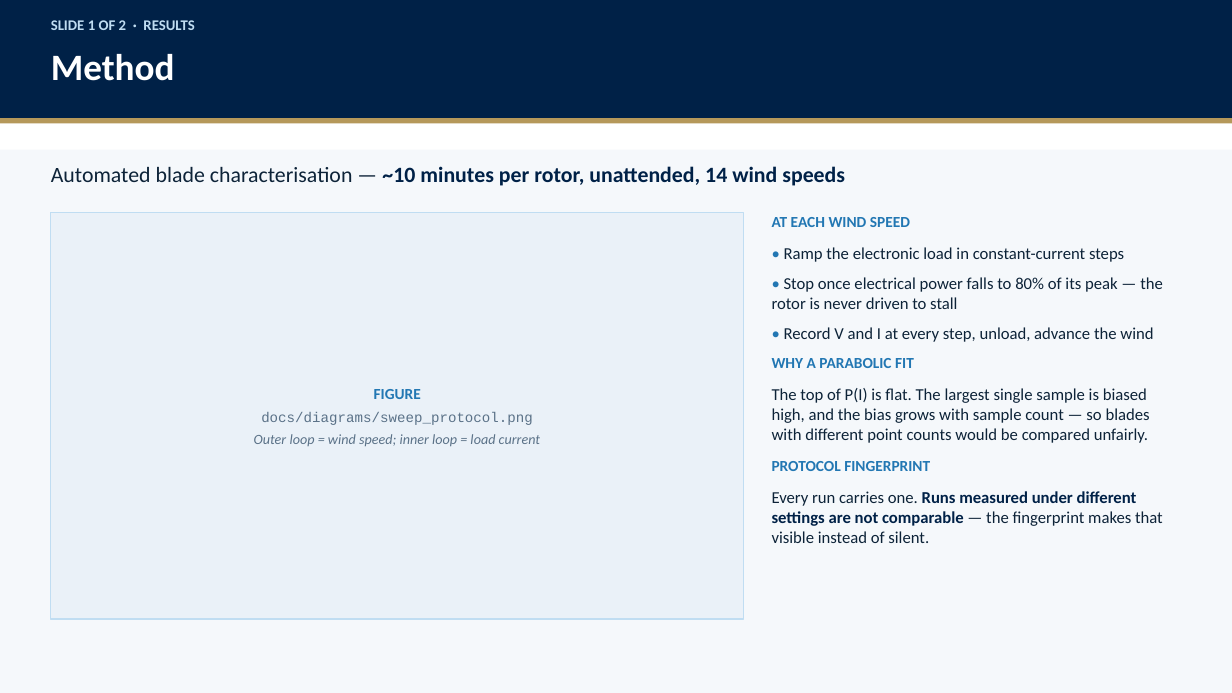
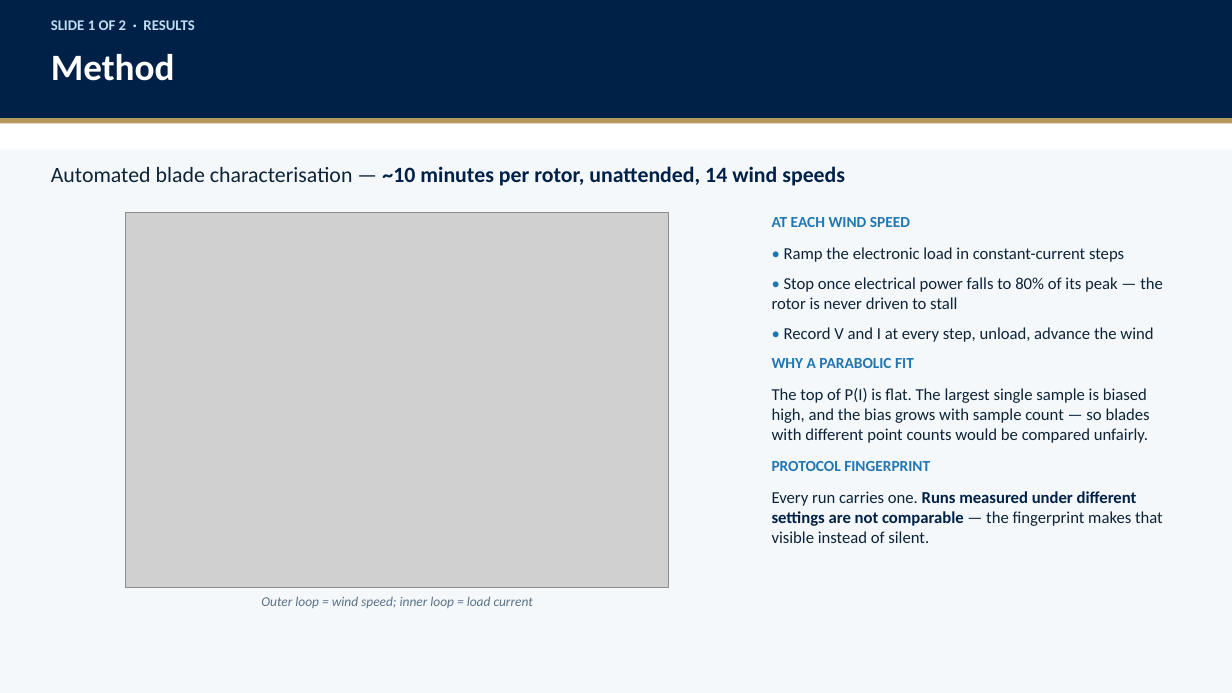
Before and after one commit to stephenseacuello/windtunnel-control, a slide deck: slide 4 of docs/slides/jeong_setup_and_results.pptx. Drawn at 1232x693 pixels with LibreOffice and Linux fonts; fonts in the diff are those of the drawing; grey boxes stand for pictures. Boxes give left, top, right and bottom in pixels: in the first picture for what was removed or moved away, otherwise in the second. Text is boxed around its words. In the diff, an @@ line names an element or a change of style, - is before the commit and + after.

```diff
--- a/docs/slides/jeong_setup_and_results.pptx
+++ b/docs/slides/jeong_setup_and_results.pptx
@@ rectangle removed at <box>51,213,744,619</box> @@
-FIGURE
-docs/diagrams/sweep_protocol.png
-Outer loop = wind speed; inner loop = load current
@@ picture added at <box>126,213,669,588</box> @@
@@ text added at <box>261,596,533,608</box>, 10.5 pt, text #5B7288, italic @@
+Outer loop = wind speed; inner loop = load current
```
Also in this commit, not shown: 1 other slide changed, 9 other files.
